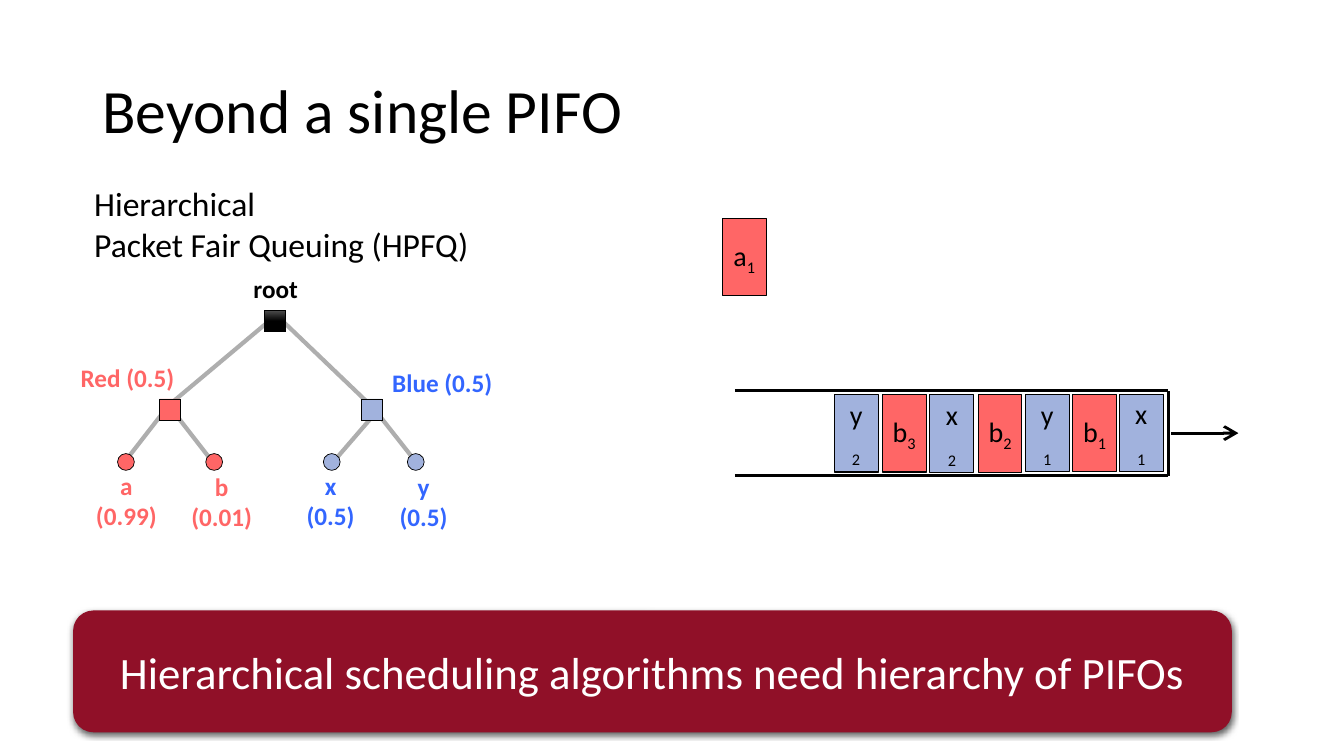
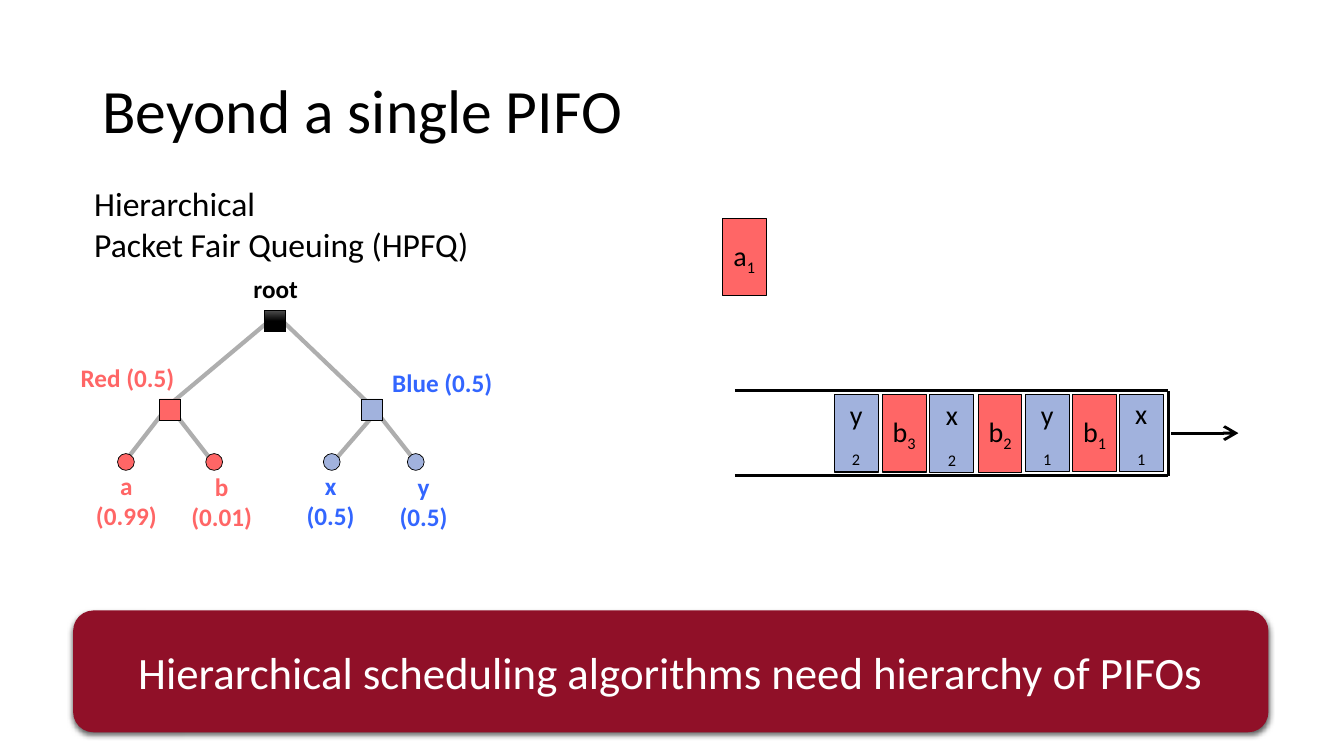
Before and after one commit to anirudhSK/pifo-domino-marple-ppts, a slide deck: slide 22 of combined_domino_pifo.pptx. Drawn at 1344x756 pixels with LibreOffice and Linux fonts; fonts in the diff are those of the drawing. Boxes give left, top, right and bottom in pixels: in the first picture for what was removed or moved away, otherwise in the second. Text is boxed around its words. In the diff, an @@ line names an element or a change of style, - is before the commit and + after.

```diff
--- a/combined_domino_pifo.pptx
+++ b/combined_domino_pifo.pptx
@@ rounded rectangle "Hierarchical scheduling algorithms need hierarchy ...": place and size @@
-rounded rectangle "Hierarchical scheduling algorithms need hierarchy ..." at [74,611,1233,733]
+rounded rectangle "Hierarchical scheduling algorithms need hierarchy ..." at [74,611,1269,733]
```
Also in this commit, not shown: 3 other slides changed.
